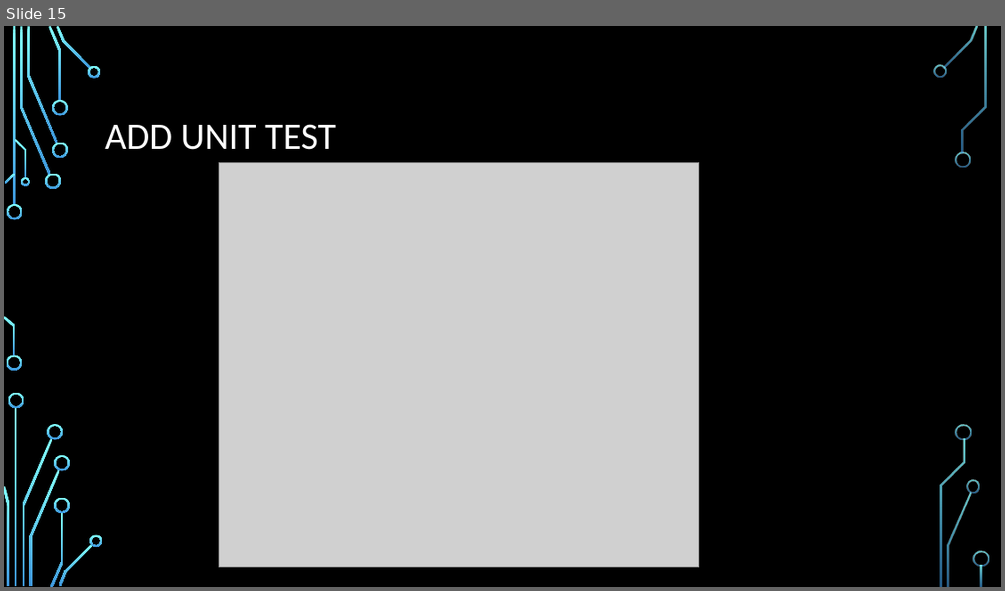
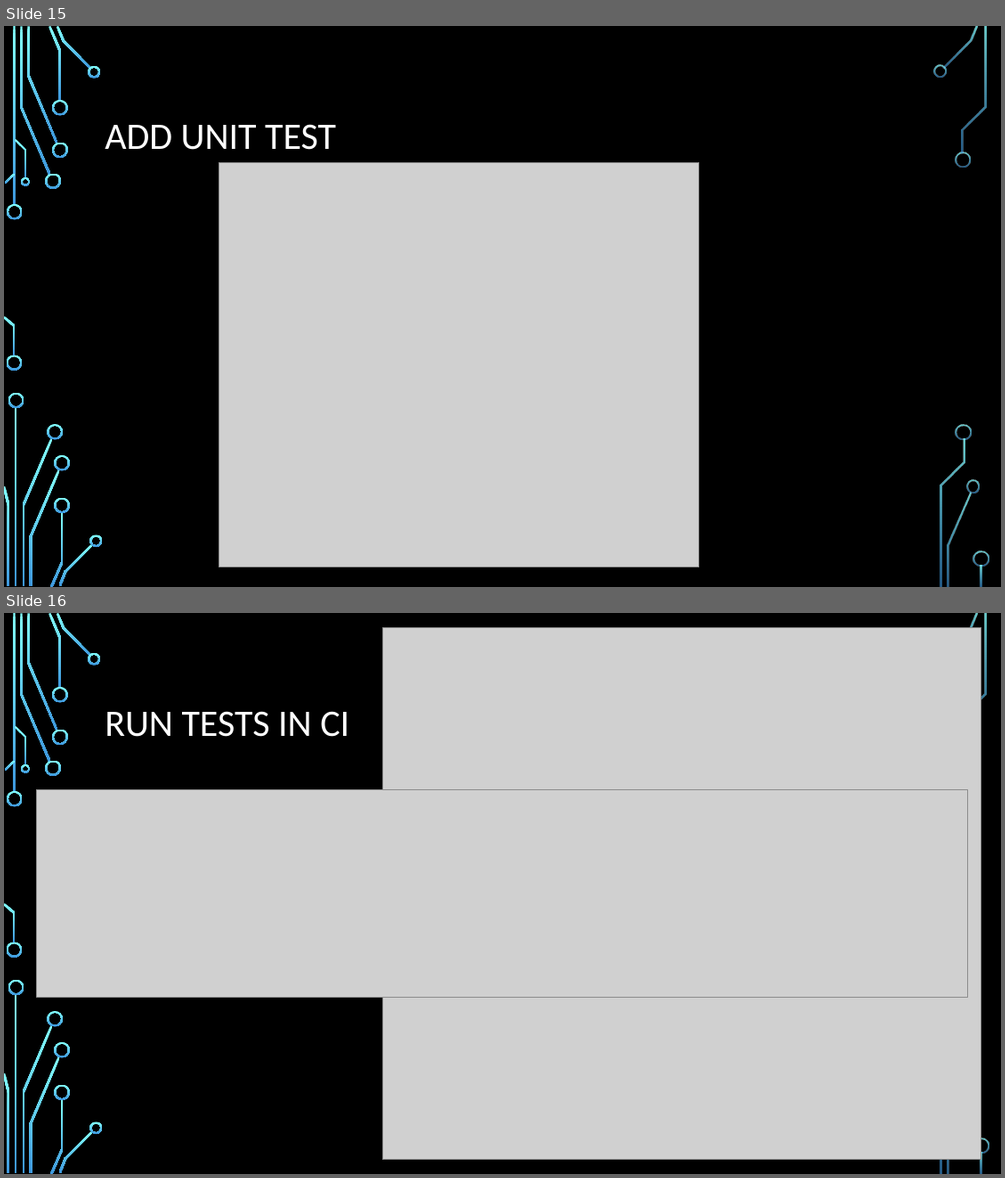
Before and after one commit to CedricAgoda/opensource-ci, a slide deck: Presentation/Full Open-Source CI.pptx. Shown one above the other, each under a label of ours: slide 15 before the commit, slides 15 and 16 after it. The pictures are 1005x591 and 1005x1178 pixels, drawn with LibreOffice and Linux fonts; fonts in the diff are those of the drawing; grey boxes stand for pictures; background and template pictures are left out. Boxes give left, top, right and bottom in pixels: in the first picture for what was removed or moved away, otherwise in the second. Text is boxed around its words. In the diff, an @@ line names an element or a change of style, - is before the commit and + after.

```diff
--- a/Presentation/Full Open-Source CI.pptx
+++ b/Presentation/Full Open-Source CI.pptx
@@ slide 16 added at bbox=[4, 613, 1001, 1174], background picture (left out); not listed: 32 template elements that a slide beside it also shows @@
@@ picture added at bbox=[382, 627, 981, 1159] @@
@@ title added at bbox=[105, 711, 349, 737], 36 pt, text #FFFFFF @@
+RUN TESTS IN CI
@@ picture added at bbox=[37, 789, 968, 997] @@
```
Also in this commit, not shown: 1 slide changed, 7 other slides added, 45 other files.
